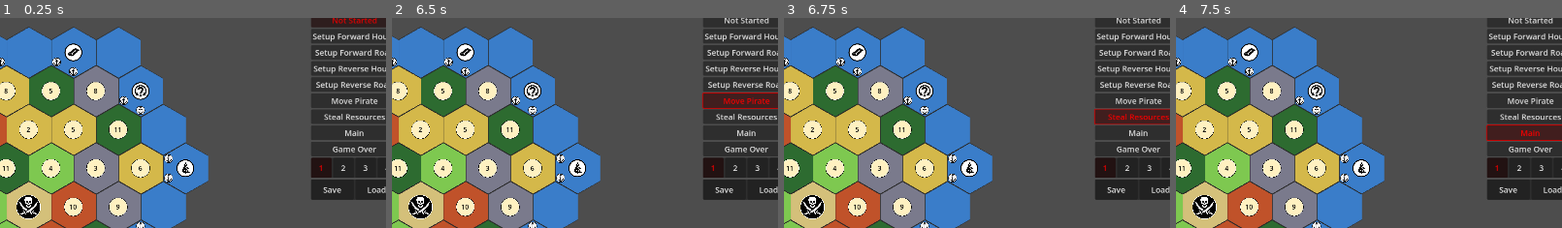
Above: before the commit, frames 1-4 (left to right).
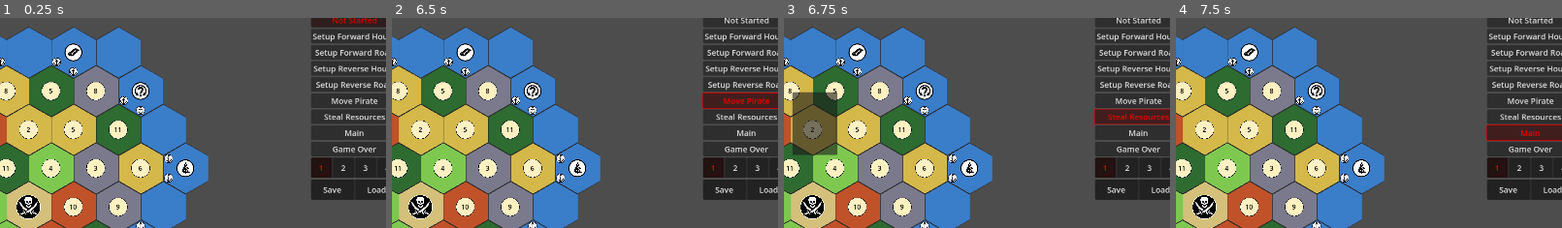
Above: after the commit, the same moments.

Repository: Thaerious/settled
Game: Godot game, scene res://game_scene.tscn
The game is run twice, just before and just after one commit, with the same random seed, the same clock (stepped at 60 frames per second) and the same inputs.
Inputs (mouse positions are % of the whole screen's width and height, from its top left):
- Up to frame 1 (0.25 s): no input
- Up to frame 2 (6.5 s): click "ROLL" at 0.5 s; click (43, 83) at 1.27 s; click "Not Started" at 2 s; click "Setup Forward House" at 2.75 s; click "Setup Forward Road" at 3.5 s; click "Setup Reverse House" at 4.25 s; click "Setup Reverse Road" at 5 s; click "Move Pirate" at 5.75 s
- Up to frame 3 (6.75 s): click "Steal Resources" at 6.5 s
- Up to frame 4 (7.5 s): click "Main" at 7.25 s
The pictures show only the part of the screen within x 46-96%, y 14-63%; the shares and areas given below are measured in that part.

Frames 1-2 are identical in both runs. In frame 3, 3.4% of the frame differs, in the area x 2-14%, y 35-66%; in frame 4, nothing differs.

Commit message:
pirate in progress

Diff:
--- a/game_board/game_board.gd
+++ b/game_board/game_board.gd
@@ -10,6 +10,15 @@
 const HOUSE_PIECE: PackedScene = preload("res://game_board/house_piece.tscn")
 const CITY_PIECE: PackedScene = preload("res://game_board/city_piece.tscn")
 const ROAD_PIECE: PackedScene = preload("res://game_board/road_piece.tscn")
+
+
+## player tint for game pieces
+var tint: Array = [
+	Color("#ff0000"),
+	Color("#00ff00"),
+	Color("#0000ff"),
+	Color("#ffffff")
+]
 
 
 ## The offset to each vertex from a hex
@@ -59,26 +68,33 @@
 
 
 # debug function
-# var last = null
-# func _input(event: InputEvent) -> void:
-# 	if event is InputEventMouseButton and event.pressed:
-# 		var local_pos := self.get_local_mouse_position()
-# 		var hex := Axial.offset_to_axial(self.local_to_map(local_pos))
-# 		var corners := hex.corners()
-
-# 		print("GAME BOARD hex %s | corners %s" % [hex, corners])
-# 		if Game.model.all_hexes().contains(hex):
-# 			print(Game.model.get_hex_data(hex))
-# 		else:
-# 			print("Hex not found in model")
-
-# 		self.clear_targets_hnd()
-# 		self.show_targets(corners)
-
-# 		var edges = hex.edges()
-# 		edges.for_each(
-# 			func(ax): self.set_road_hnd(0, ax)
-		# )
+var last: Array = []
+func _input(event: InputEvent) -> void:
+
+	if event is InputEventMouseButton and event.pressed and event.alt_pressed:
+		var local_pos := self.tiles.get_local_mouse_position()
+		print(local_pos)
+		var hex := Axial.offset_to_axial(self.tiles.local_to_map(local_pos))
+		var corners := hex.corners()
+
+		print("GAME BOARD hex %s | corners %s" % [hex, corners])
+		print(" - %s" % [Game.model.get_hex_data(hex)])
+
+		self.clear_targets_hnd()
+		self.show_targets(corners)
+
+		for road in last:
+			if is_instance_valid(road):
+				road.queue_free()
+
+		last = []
+
+		var edges = hex.edges()
+		edges.for_each(
+			func(ax):
+				var road = self.set_road_hnd(0, ax)
+				last.append(road)
+		)
 
 
 # func _input(event: InputEvent) -> void:
@@ -194,6 +210,7 @@
 func set_house_hnd(id: int, corner: Axial) -> void:
 	self._active_buildings[id].add_item(corner)
 	var house_piece := HOUSE_PIECE.instantiate()
+	house_piece.modulate = self.tint[id]
 	house_piece.position = corner.map_to_local(self.tiles)
 	%Structures.add_child(house_piece)
 	self._placed_pieces[corner.key()] = house_piece
@@ -202,8 +219,9 @@
 	self._corner_black_list.add_all(corner.neighbors())
 
 
-func set_city_hnd(_id: int, corner: Axial) -> void:
+func set_city_hnd(id: int, corner: Axial) -> void:
 	var city_piece := CITY_PIECE.instantiate()
+	city_piece.modulate = self.tint[id]
 	city_piece.position = corner.map_to_local(self.tiles)
 	%Structures.add_child(city_piece)
 	var house_piece := self._placed_pieces[corner.key()]
@@ -211,13 +229,16 @@
 	self._placed_pieces[corner.key()] = city_piece
 
 
-func set_road_hnd(id: int, edge: AxialEdge) -> void:
+func set_road_hnd(id: int, edge: AxialEdge) -> Node2D:
 	var road_piece := ROAD_PIECE.instantiate()
+	road_piece.modulate = self.tint[id]
 	road_piece.position = edge.map_to_local(self.tiles)
 	%Structures.add_child(road_piece)
 	self._placed_pieces[edge.key()] = road_piece
 	road_piece.rotation = edge.rotation
 	self._active_roads[id].add_item(edge)
+
+	return road_piece
 
 
 func show_targets(ax: Variant):
--- a/game_scene.tscn
+++ b/game_scene.tscn
@@ -34,6 +34,9 @@
 
 [node name="Node2D" type="Node2D"]
 
+[node name="EventLogger" type="Node" parent="."]
+script = ExtResource("4_mixcd")
+
 [node name="CanvasLayer" type="CanvasLayer" parent="."]
 
 [node name="HUD" parent="CanvasLayer" instance=ExtResource("1_mlf6e")]
@@ -51,9 +54,6 @@
 editor_description = "Place all game pieces and targets here."
 position = Vector2(956, 486)
 
-[node name="EventLogger" type="Node" parent="."]
-script = ExtResource("4_mixcd")
-
 [node name="Camera2D" type="Camera2D" parent="."]
 position = Vector2(961, 541)
 script = ExtResource("5_mj2jn")
--- a/hud/bank/bank.gd
+++ b/hud/bank/bank.gd
@@ -56,8 +56,8 @@
 		RESOURCE_EX_LABEL_MAP[r].text = "%s:1" % value
 	)
 
-	EventBus.update_player_phase.connect(func(id: int, phase: Model.GamePhase) -> void:
-		print
+	EventBus.update_player_phase.connect(func(_id: int, _phase: Model.GamePhase) -> void:
+		pass
 	)
 
 	EventBus.reset_view.connect(self._on_reset_view)
--- a/hud/hud.tscn
+++ b/hud/hud.tscn
@@ -7,6 +7,7 @@
 [ext_resource type="PackedScene" uid="uid://4ustx1deyfr6" path="res://hud/player_panel/PlayerPanel.tscn" id="7_0ivg5"]
 [ext_resource type="Script" uid="uid://dkb8kt1spwhmh" path="res://hud/phase_buttons.gd" id="7_1kkc0"]
 [ext_resource type="PackedScene" uid="uid://ccds24g8vhw1y" path="res://hud/bank/bank.tscn" id="8_1kkc0"]
+[ext_resource type="PackedScene" uid="uid://baabjnmmu7oxg" path="res://hud/pirate_dialog/pirate_dialog.tscn" id="8_qv4qp"]
 
 [node name="HUD" type="Control"]
 layout_mode = 3
@@ -214,3 +215,10 @@
 layout_mode = 2
 size_flags_horizontal = 3
 text = "Load"
+
+[node name="PirateDialog" parent="." instance=ExtResource("8_qv4qp")]
+layout_mode = 0
+offset_left = 905.0
+offset_top = 360.0
+offset_right = 1017.0
+offset_bottom = 516.0
--- a/hud/pirate_dialog/pirate_dialog.gd
+++ b/hud/pirate_dialog/pirate_dialog.gd
@@ -1,15 +1,19 @@
 class_name PirateDialog
 extends PanelContainer
 
-
-var buttons: Array[Button]
+@onready var buttons: Array[Button] = [
+	%Button0,
+	%Button1,
+	%Button2,
+	%Button3
+]
 
 
 # Called when the node enters the scene tree for the first time.
-func _ready():
+func _ready() -> void:
+	print("Pirate Dialog Ready")
 	EventBus.update_player_phase.connect(self._update_player_phase)
-	for i in range(4):
-		buttons[i] = get_node("%Button%s" % i)
+
 
 func _label_buttons() -> void:
 	for id in range(Game.player_count):
@@ -20,6 +24,7 @@
 
 
 func _update_player_phase(current_player: int, phase: Model.GamePhase) -> void:
+	print("pirate dialog update player phase")
 	self.visible = false
 
 	if phase != Model.GamePhase.STEAL_RESOURCES: return
@@ -27,12 +32,15 @@
 
 	self._label_buttons()
 
-	var robber := Game.model.get_robber()
+	var robber := Game.model.get_pirate()
 	var corners := robber.corners()
+	print(robber, corners)
+	print(Game.model.get_all_buildings())
 	var buildings := corners.intersect(Game.model.get_all_buildings())
 
 	for ax:Axial in buildings:
 		var corner_owner = Game.model.get_owner(ax)
+		print("axial %s owner %s" % [ax, corner_owner])
 		if corner_owner == -1: continue
 		if corner_owner == Game.self_id: continue
 		buttons[corner_owner].visible = true
--- a/model/model.gd
+++ b/model/model.gd
@@ -96,18 +96,18 @@
 func all_hexes() -> AxialSet:               return self._hexes.duplicate(true)
 func all_corners() -> AxialSet:	            return self._corners.duplicate(true) # valid playable corners
 func all_edges() -> AxialEdgeSet:           return self._edges.duplicate(true) # valid playable corners
-func get_robber() -> Axial:                 return self._pirate.duplicate()
+func get_pirate() -> Axial:                 return self._pirate.duplicate()
 func get_current_player() -> int:           return self._current_player
 func get_current_phase() -> GamePhase:      return self._game_phase
 func get_port(cax: Axial) -> ResourceTypes: return self._ports.get(cax.key(), ResourceTypes.NONE)
-func get_pirate() -> Axial:                 return self._pirate.duplicate()
 func get_army(id: int) -> int:              return self._army[id]
 func get_victory_points(id: int) -> int:    return self._victory_points[id]
 
 func get_exchange_rate(id: int, r: ResourceTypes) -> int: return self._exchange_rate[id][r]
 
-func count_resource(id: int) -> int:
+func count_resources(id: int) -> int:
 	var bank = self.get_bank(id)
+	print(bank)
 
 	var sum:int = 0
 	sum = sum + bank[ResourceTypes.BRICK]
@@ -171,8 +171,7 @@
 
 
 func get_hex_data(hex: Axial) -> HexData:
-	assert(hex.is_hex(), "Axial is not a hex.")
-	return self._hex_data[hex.key()]
+	return self._hex_data.get(hex.key(), null)
 
 
 func get_bank(id: int) -> Dictionary[ResourceTypes, int]:
@@ -229,6 +228,11 @@
 
 	EventBus.set_exchange_rate.connect(func(id, resource, value):
 		self._exchange_rate[id][resource] = value
+	)
+
+	EventBus.request_set_pirate.connect(func(_id, ax):
+		print("Model Set Pirate %s" % ax)
+		self._pirate = ax.duplicate()
 	)
 
 	self.player_names.resize(4)
--- a/model/service.gd
+++ b/model/service.gd
@@ -45,7 +45,7 @@
 func _scan_houses(id:int, number:int, resources: Array[Model.ResourceTypes]):
 	var houses := Game.model.get_houses(id)
 	var hexes := houses.map(Axial.hexes_of)
-	hexes = hexes.remove_item(Game.model.get_robber())
+	hexes = hexes.remove_item(Game.model.get_pirate())
 
 	for hex:Axial in hexes:
 		var data := Game.model.get_hex_data(hex)
@@ -57,7 +57,7 @@
 func _scan_cities(id:int, number:int, resources: Array[Model.ResourceTypes]):
 	var cities := Game.model.get_cities(id)
 	var hexes := cities.map(Axial.hexes_of)
-	hexes = hexes.remove_item(Game.model.get_robber())
+	hexes = hexes.remove_item(Game.model.get_pirate())
 
 	for hex:Axial in hexes:
 		var data := Game.model.get_hex_data(hex)
--- a/standalone_scripts/event_bus/event_bus_logger.gd
+++ b/standalone_scripts/event_bus/event_bus_logger.gd
@@ -4,6 +4,8 @@
 
 
 func _ready() -> void:
+	print("EventBusLogger Ready")
+
 	# View to view
 	EventBus.show_house_targets.connect(func(): print("EventBus.show_house_targets"))
 	EventBus.show_initial_house_targets.connect(func(): print("EventBus.show_initial_house_targets"))
Not shown: 1 places in hud/hud.tscn that only renumber resources
Not shown, changed: todo.txt
